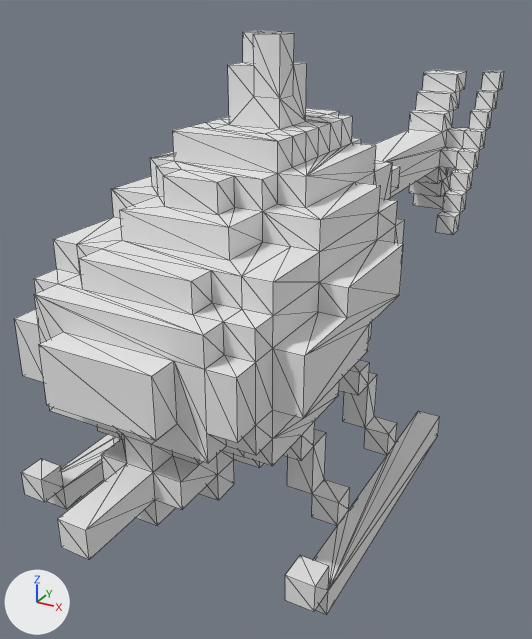
Before and after pictures for a commit that changed the OBJ model Godot/tanks-of-freedom-ii/assets/units/blue/scout_heli.obj.
Rendered twice from a camera (50 mm lens) standing at (1.29, -2.96, 1.81) and looking at (-0.18, -0.29, 0.48). Arrows for +X, +Y and +Z are at lower left; the lights stay in place. Mesh edges are drawn as thin lines. Where no turn or scale is listed for an object, it has been applied to the vertices.

Names of what the first picture shows: 'Untitled'.
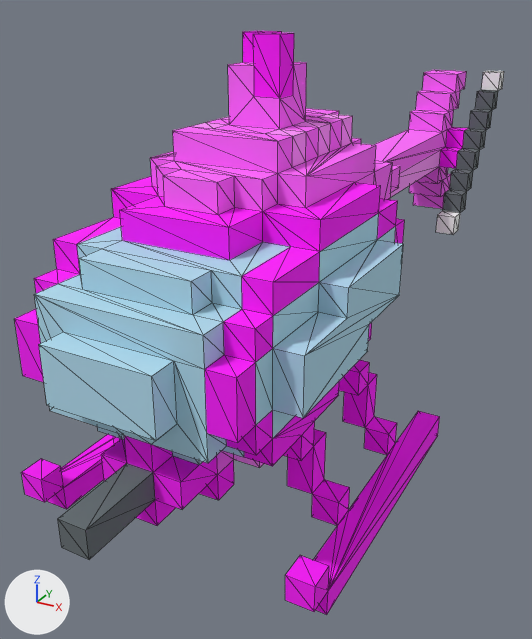
The change, as a list of edits to the scene's bpy script:
```text
Add img_scout_heli_png:
    img_scout_heli_png = load_image('scout_heli.png', 'scout_heli.png', 256, 1, 'sRGB')
Change mat_palette:
    remove mat_palette.base_color = (0.8, 0.8, 0.8)  # white #e7e7e7
    add mat_palette.texture = img_scout_heli_png
```

What differs and where, as boxes (x1, y1, x2, y2) in the pictures (532 x 639 px):
'Untitled', surface changed
    both: (14, 31, 504, 615)
